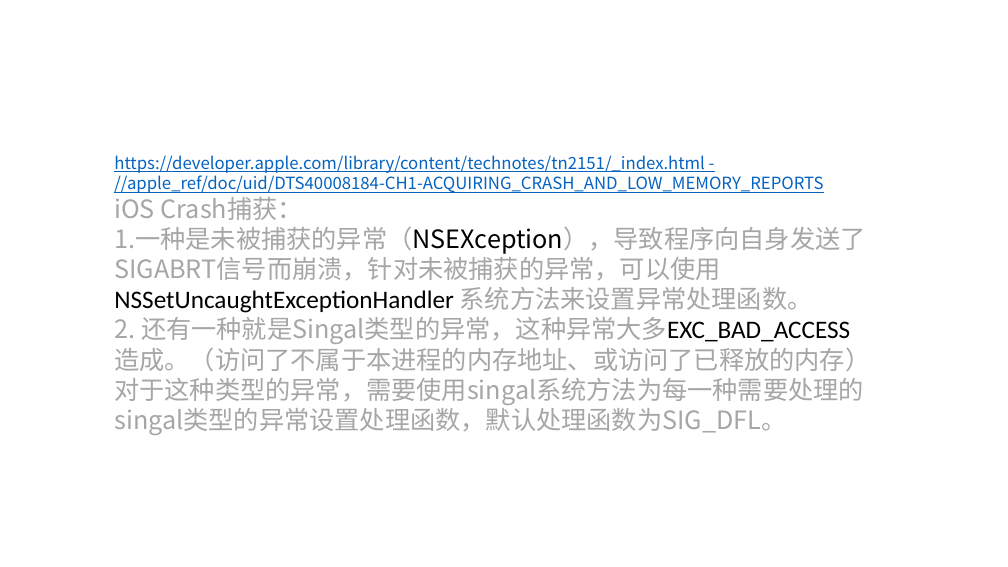
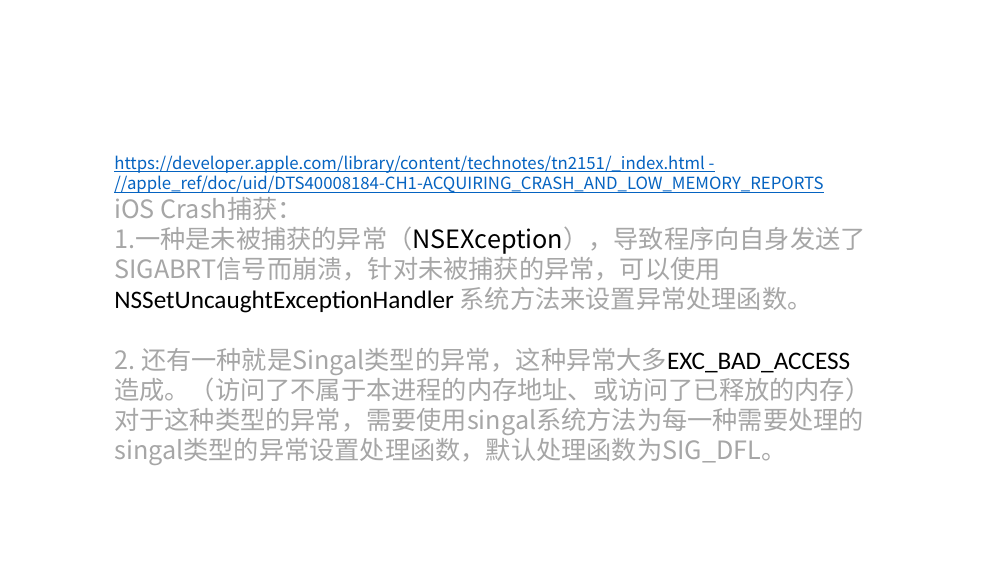
Before and after one commit to git-hushuai/CrashHandle, a slide deck: slide 5 of 网金控股ppt模版.pptx. Drawn at 1008x567 pixels with LibreOffice and Linux fonts; fonts in the diff are those of the drawing; background and template pictures are left out. Boxes give left, top, right and bottom in pixels: in the first picture for what was removed or moved away, otherwise in the second. Text is boxed around its words. In the diff, an @@ line names an element or a change of style, - is before the commit and + after.

```diff
--- a/网金控股ppt模版.pptx
+++ b/网金控股ppt模版.pptx
@@ text "https://developer.apple.com/library/content/technotes/tn2151 ..." rewrapped from bbox=[114, 155, 870, 435] to bbox=[114, 155, 870, 465] @@
```
Also in this commit, not shown: 3 other slides changed, 2 slides added, 1 slide removed.
